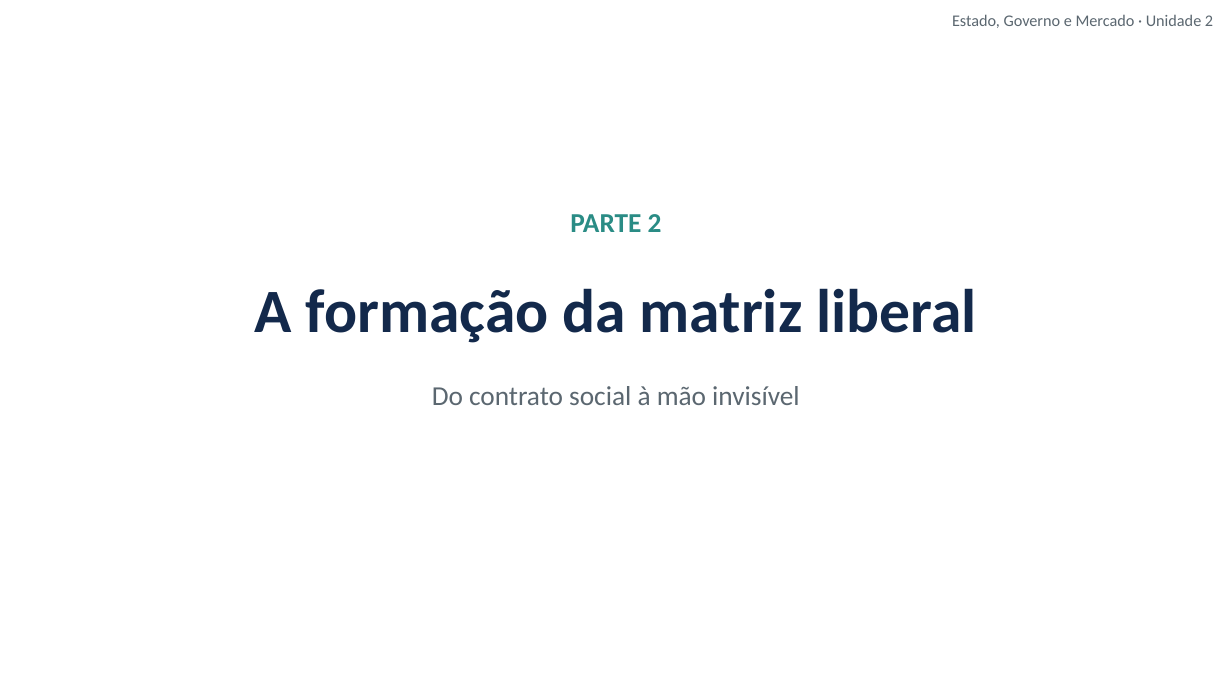
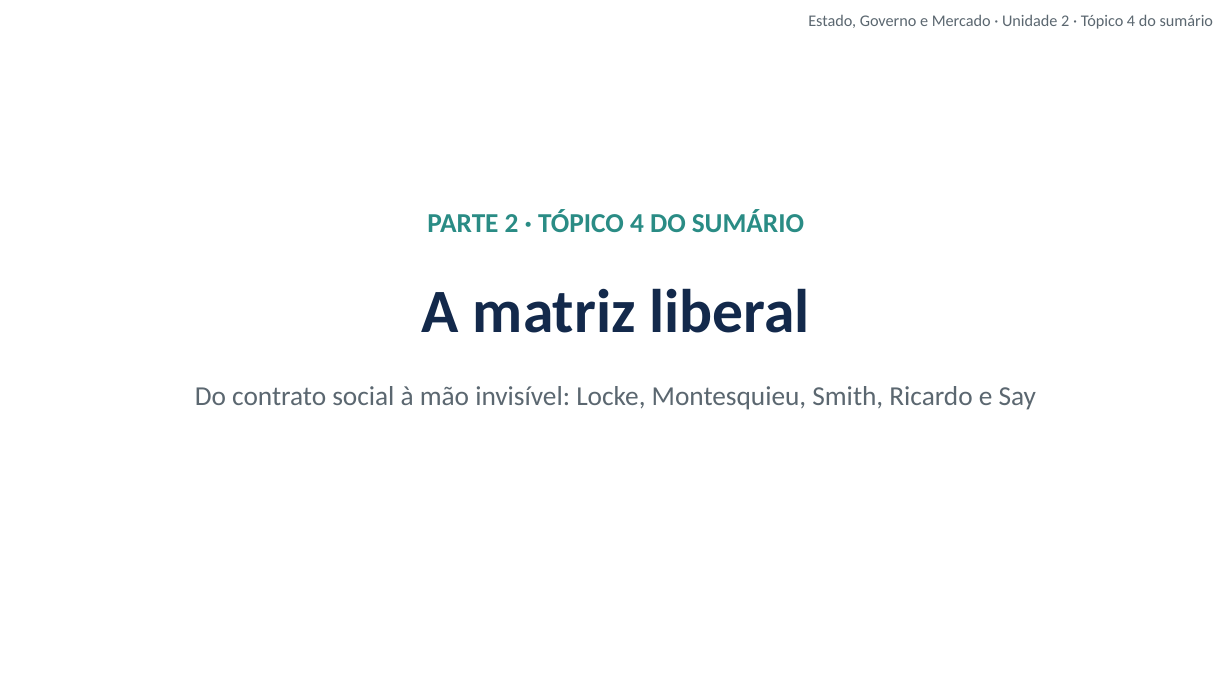
Before and after one commit to cleitonfranco74/gestao_publica, a slide deck: slide 8 of disciplina-01-estado-governo-mercado/materiais/02_Unidade_2_Pendulo_e_Matriz_Liberal.pptx. Drawn at 1232x693 pixels with LibreOffice and Linux fonts; fonts in the diff are those of the drawing; background and template pictures are left out. Boxes give left, top, right and bottom in pixels: in the first picture for what was removed or moved away, otherwise in the second. Text is boxed around its words. In the diff, an @@ line names an element or a change of style, - is before the commit and + after.

```diff
--- a/disciplina-01-estado-governo-mercado/materiais/02_Unidade_2_Pendulo_e_Matriz_Liberal.pptx
+++ b/disciplina-01-estado-governo-mercado/materiais/02_Unidade_2_Pendulo_e_Matriz_Liberal.pptx
@@ text at (808,14,1213,29): text changed @@
-Estado, Governo e Mercado · Unidade 2
+Estado, Governo e Mercado · Unidade 2 · Tópico 4 do sumário
@@ text at (427,210,804,232): text changed @@
-PARTE 2
+PARTE 2 · TÓPICO 4 DO SUMÁRIO
@@ text at (422,288,809,333): text changed @@
-A formação da matriz liberal
+A matriz liberal
@@ text at (195,386,1036,410): text changed @@
-Do contrato social à mão invisível
+Do contrato social à mão invisível: Locke, Montesquieu, Smith, Ricardo e Say
```
Also in this commit, not shown: 15 other slides changed, 1 slide added, 8 other files.
